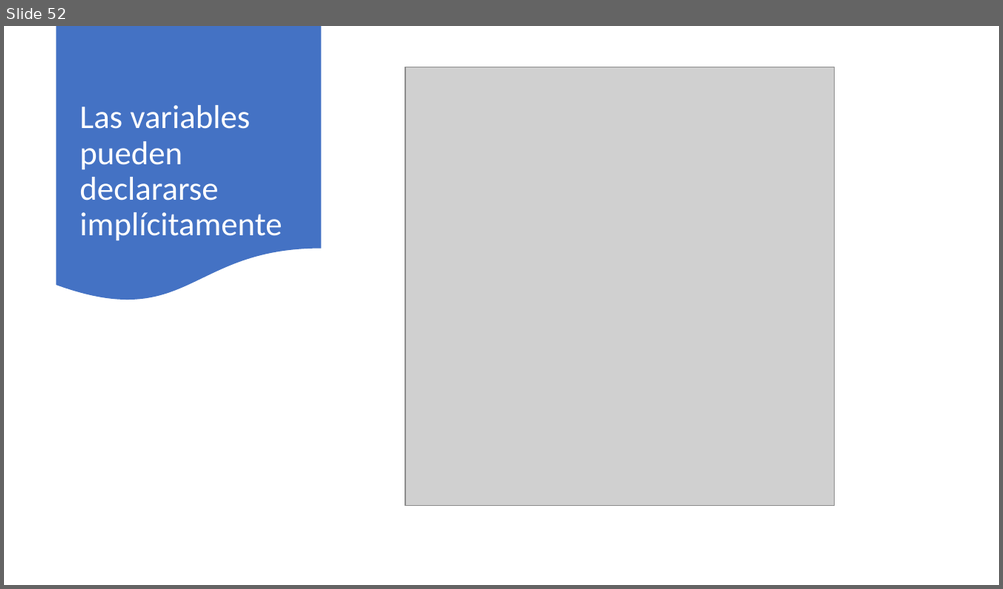
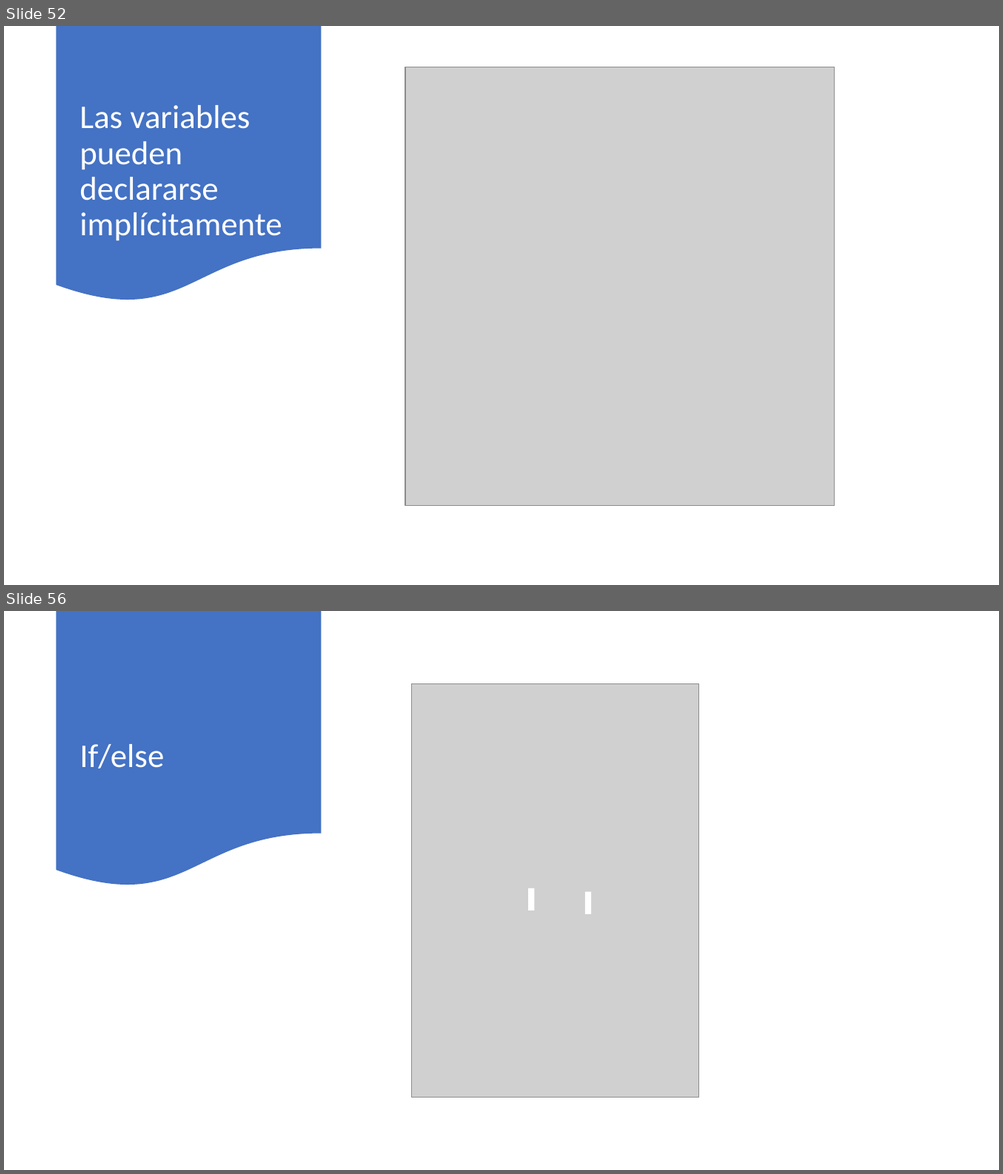
Before and after one commit to AlbertOsinaga/Curso201, a slide deck: Curso201.pptx. Shown one above the other, each under a label of ours: slide 52 before the commit, slides 52 and 56 after it; the slides between them are not shown. The pictures are 1003x589 and 1003x1174 pixels, drawn with LibreOffice and Linux fonts; fonts in the diff are those of the drawing; grey boxes stand for pictures. Boxes give left, top, right and bottom in pixels: in the first picture for what was removed or moved away, otherwise in the second. Text is boxed around its words. In the diff, an @@ line names an element or a change of style, - is before the commit and + after.

```diff
--- a/Curso201.pptx
+++ b/Curso201.pptx
@@ slide 56 added at (4, 611, 999, 1170), background #FFFFFF @@
@@ flow chart document added at (57, 611, 321, 889), fill #4472C4 @@
@@ picture added at (412, 684, 699, 1098) @@
@@ title added at (79, 744, 164, 769), 32 pt, text #FFFFFF @@
+If/else
@@ rectangle added at (529, 889, 535, 911), fill #FFFFFF @@
@@ rectangle added at (585, 892, 591, 914), fill #FFFFFF @@
```
Also in this commit, not shown: 11 other slides added, 10 other files.
